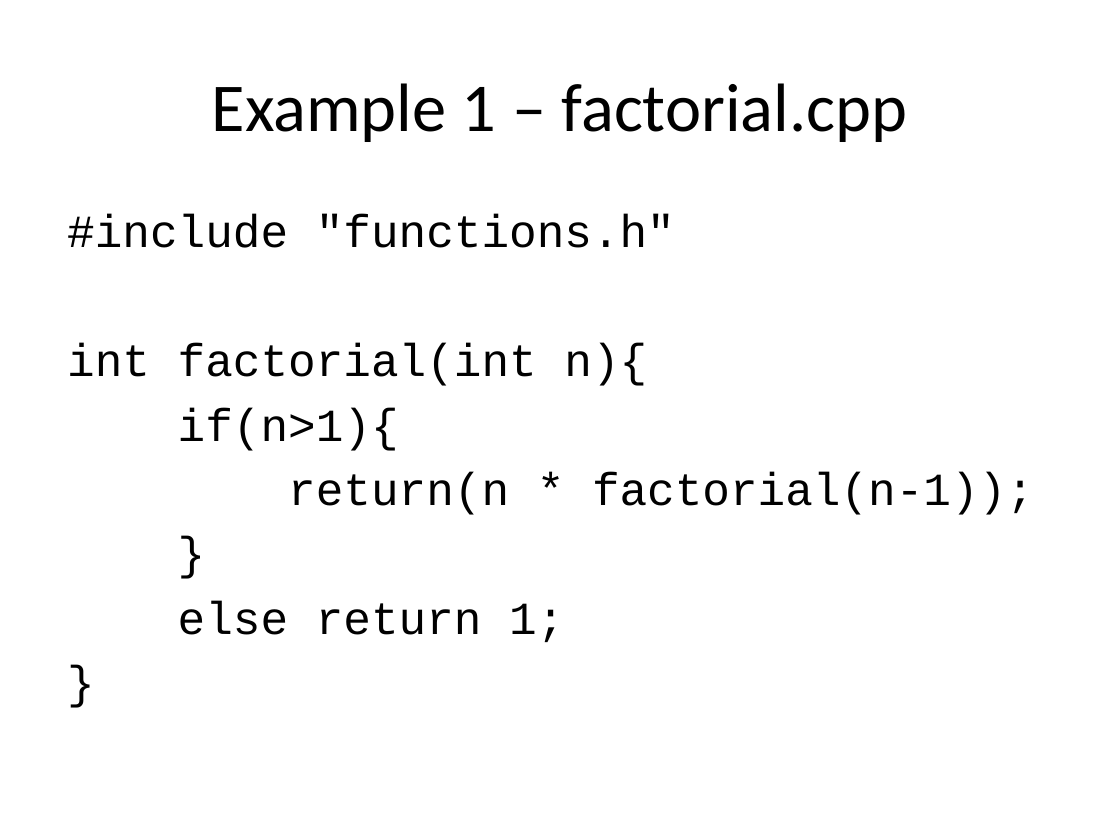
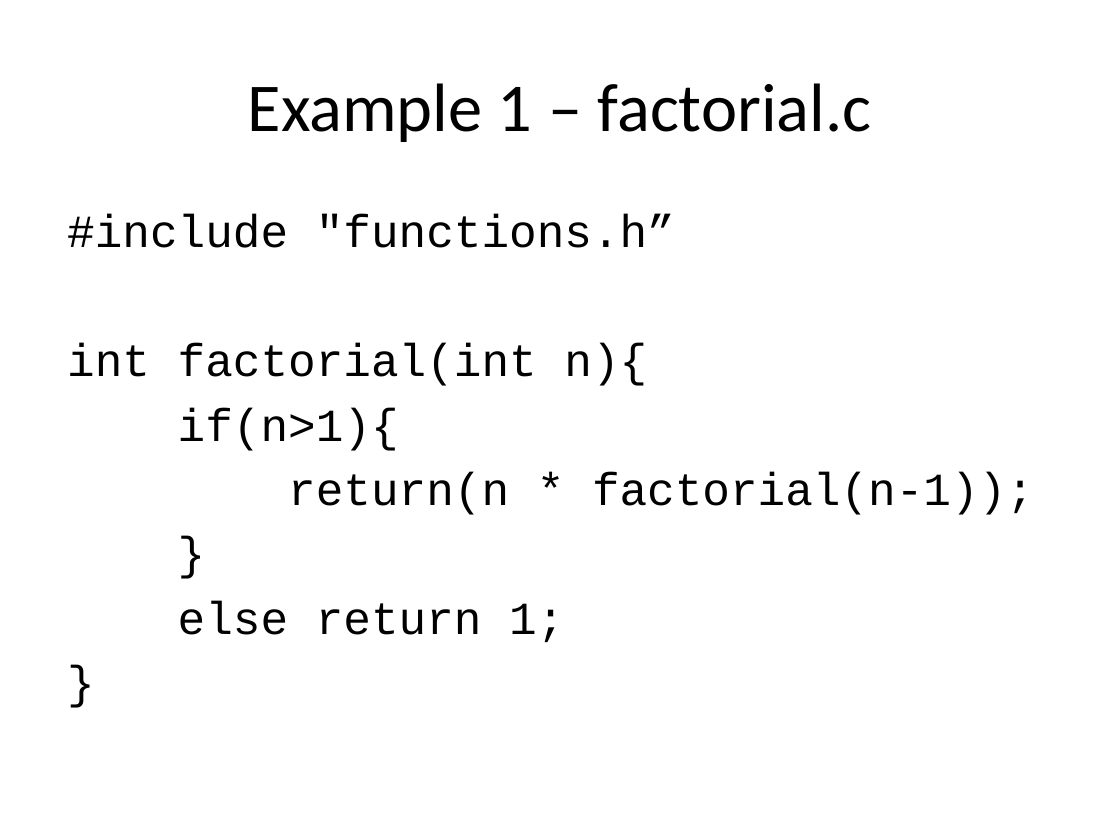
Before and after one commit to brash99/Cpsc256, a slide deck: slide 7 of Makefile_tutorial/Makefile_tutorial.pptx. Drawn at 1120x840 pixels with LibreOffice and Linux fonts; fonts in the diff are those of the drawing. Boxes give left, top, right and bottom in pixels: in the first picture for what was removed or moved away, otherwise in the second. Text is boxed around its words. In the diff, an @@ line names an element or a change of style, - is before the commit and + after.

```diff
--- a/Makefile_tutorial/Makefile_tutorial.pptx
+++ b/Makefile_tutorial/Makefile_tutorial.pptx
@@ title at <box>248,83,872,142</box>: text changed @@
-Example 1 – factorial.cpp
+Example 1 – factorial.c
@@ text at <box>67,214,675,248</box>: text changed @@
-#include "functions.h"
+#include "functions.h”
```
Also in this commit, not shown: 16 other slides changed.
